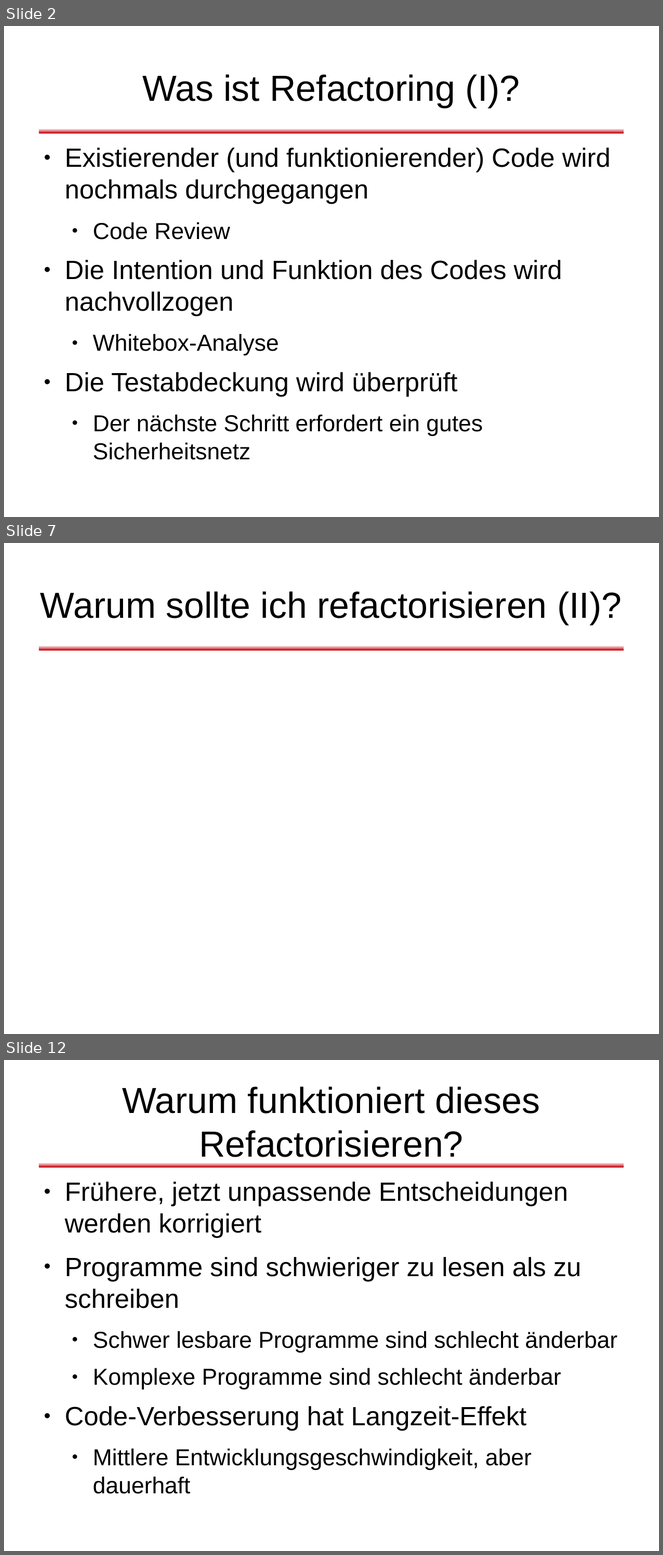
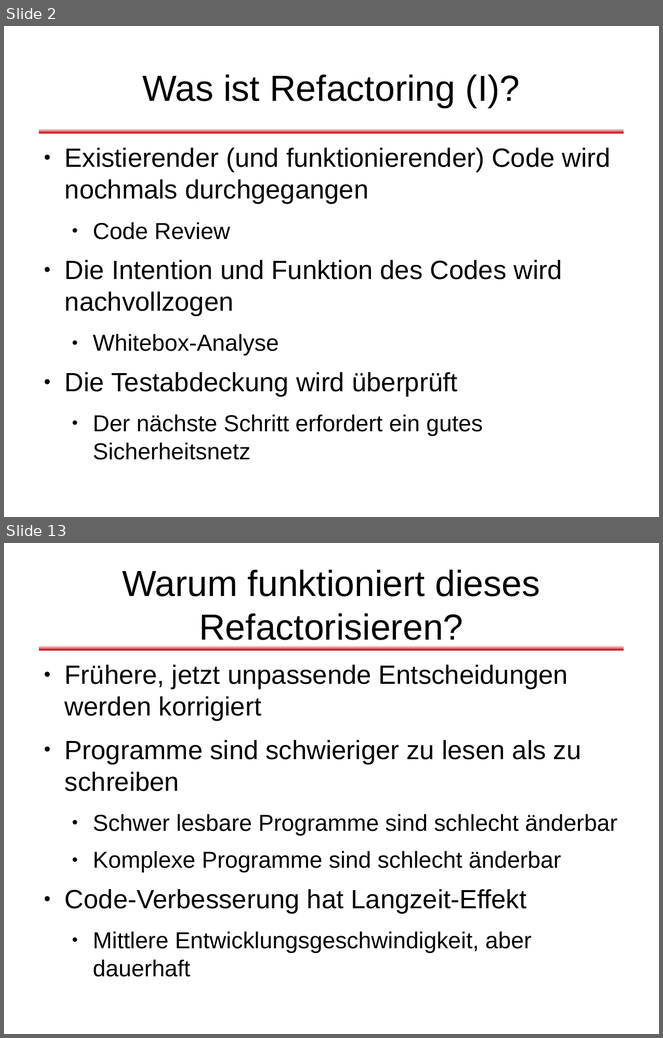
Before and after one commit to dlindner/vorlesung-se2-dhbw, a slide deck: added_2010/Refactoring (2010).odp. Shown one above the other, each under a label of ours: slides 2, 7 and 12 before the commit, slides 2 and 13 after it; the slides between them are not shown. The pictures are 663x1555 and 663x1038 pixels, drawn with LibreOffice and Linux fonts; fonts in the diff are those of the drawing; background and template pictures are left out. Boxes give left, top, right and bottom in pixels: in the first picture for what was removed or moved away, otherwise in the second. Text is boxed around its words. In the diff, an @@ line names an element or a change of style, - is before the commit and + after.

```diff
--- a/added_2010/Refactoring (2010).odp
+++ b/added_2010/Refactoring (2010).odp
@@ slide 7 removed at (x1=4, y1=543, x2=659, y2=1034), background #FFFFFF; not listed: 1 template element that a slide beside it also shows @@
@@ title removed at (x1=40, y1=591, x2=622, y2=625) @@
-Warum sollte ich refactorisieren (II)?
@@ what was slide 12 is now slide 13 @@
```
Also in this commit, not shown: 26 slides changed, 3 slides added, 1 other slide removed.
